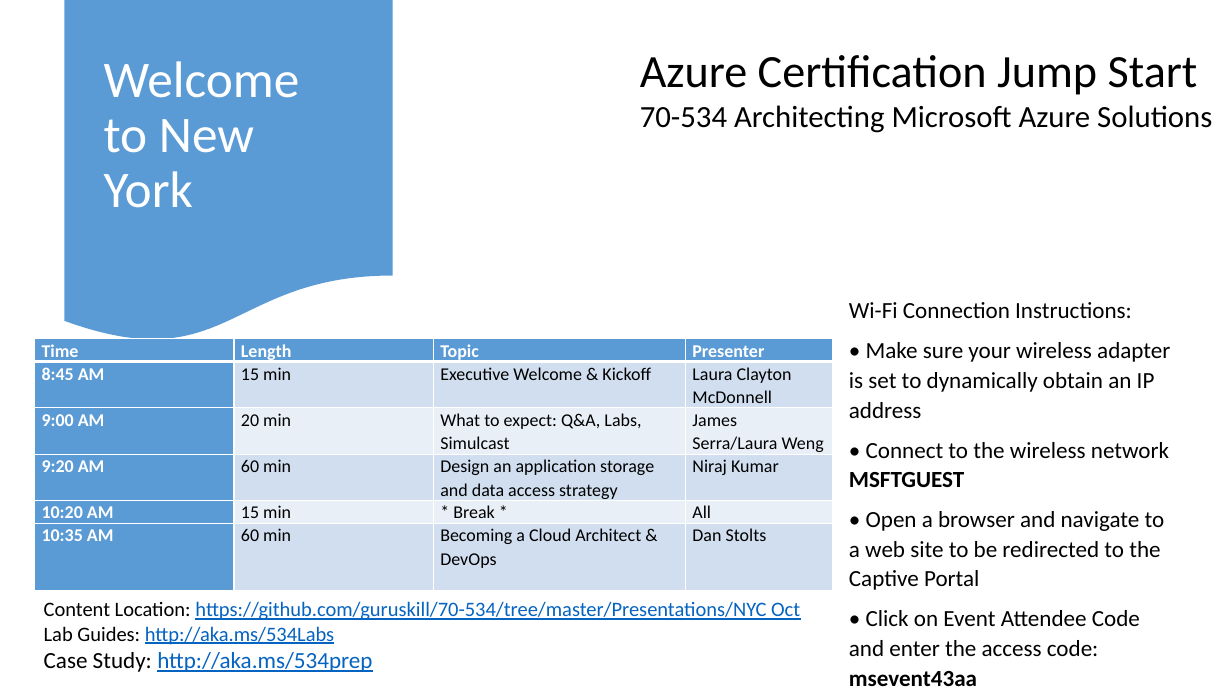
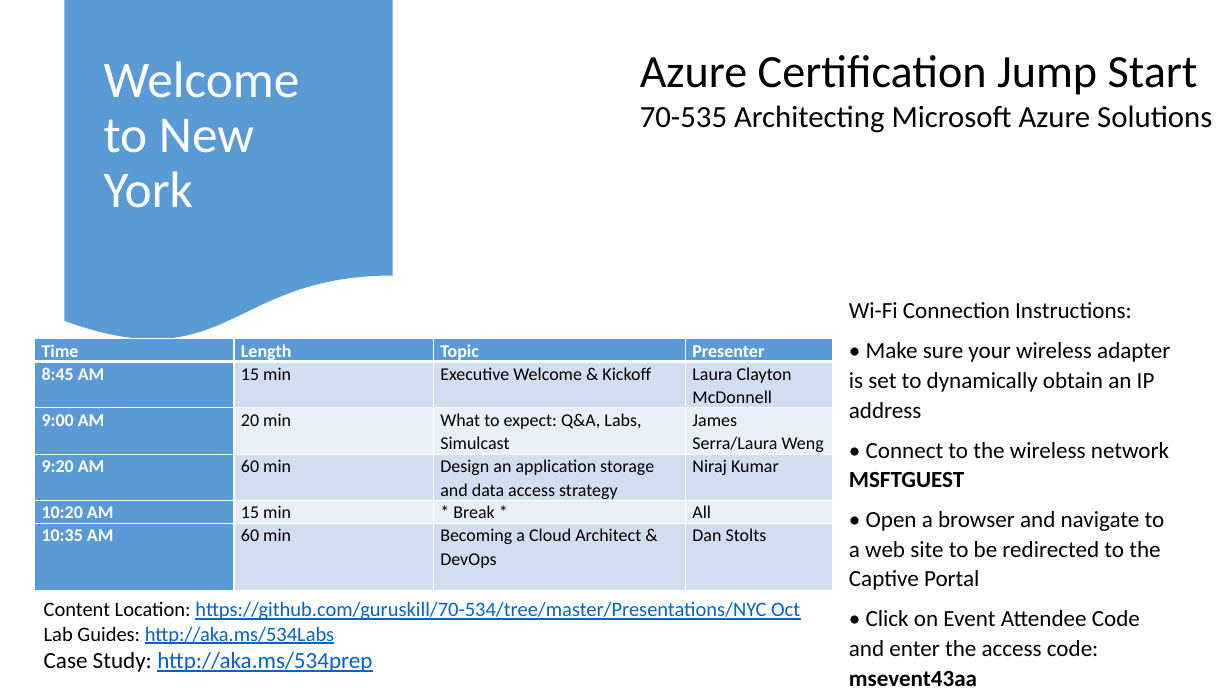
Before and after one commit to guruskill/70-535, a slide deck: slide 1 of Presentations/2018-01-NYC/Opening-70-535-Certification-JumpStart-Q&A.pptx. Drawn at 1232x693 pixels with LibreOffice and Linux fonts; fonts in the diff are those of the drawing; background and template pictures are left out. Boxes give left, top, right and bottom in pixels: in the first picture for what was removed or moved away, otherwise in the second. Text is boxed around its words. In the diff, an @@ line names an element or a change of style, - is before the commit and + after.

```diff
--- a/Presentations/2018-01-NYC/Opening-70-535-Certification-JumpStart-Q&A.pptx
+++ b/Presentations/2018-01-NYC/Opening-70-535-Certification-JumpStart-Q&A.pptx
@@ text at [640, 55, 1212, 133]: text changed @@
-Azure Certification Jump Start
-70-534 Architecting Microsoft Azure Solutions
+Azure Certification Jump Start
+70-535 Architecting Microsoft Azure Solutions
```
Also in this commit, not shown: 1 other slide changed, 2 other files.
